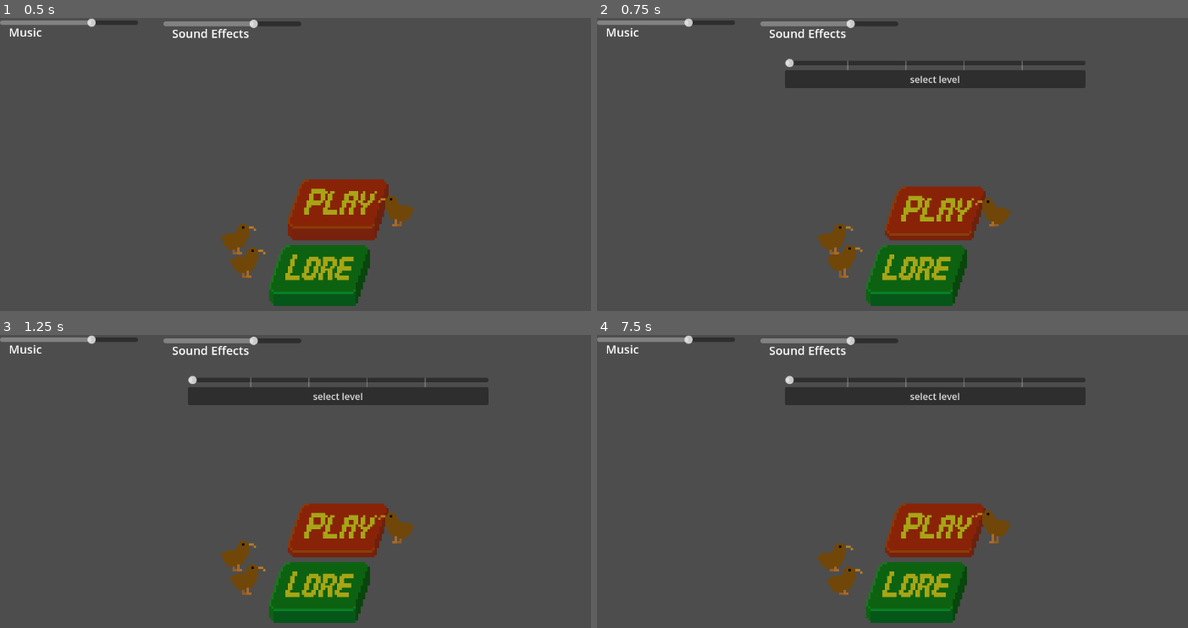
Above: before the commit, frames 1-4 (two rows, left to right).
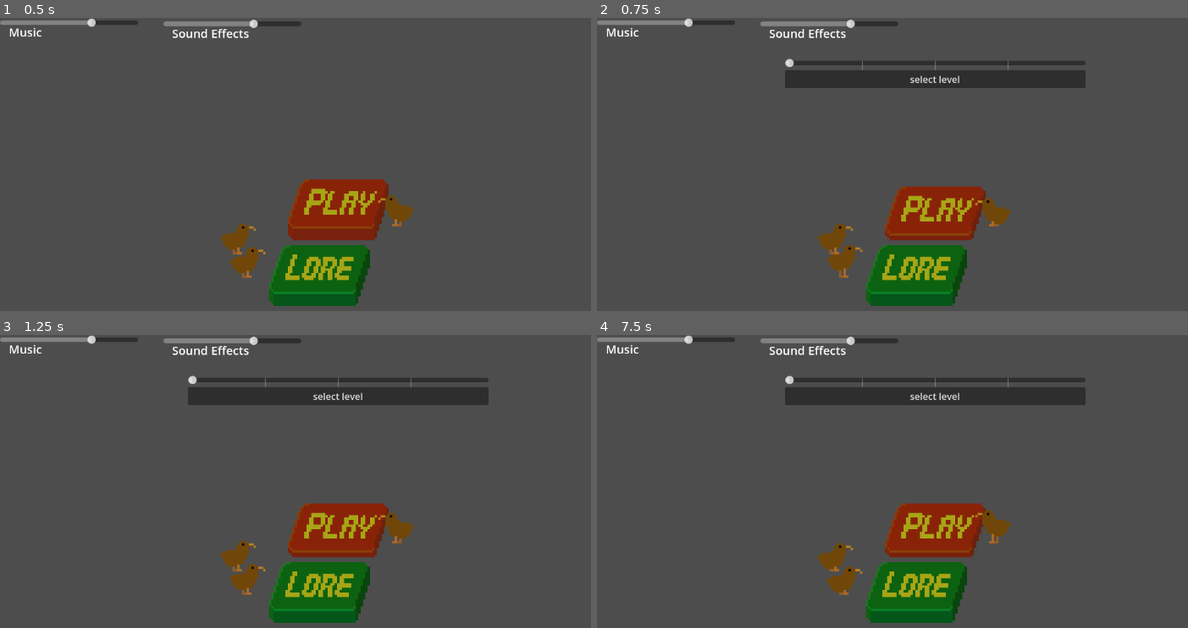
Above: after the commit, the same moments.

Repository: PixelParrot4/tactical-explosive-kiwi-simulator-2004
Game: Godot game, scene res://level_0.tscn
Same seed, same stepped clock (60 frames per second), same inputs: the game is played once before the commit and once after it.
Inputs (mouse positions are in pixels of both pictures, inside the frame that each line leads up to):
- Up to frame 1 (0.5 s): no input
- Up to frame 2 (0.75 s): click (933, 211) at 0.5 s
- Up to frame 3 (1.25 s): no input
- Up to frame 4 (7.5 s): click (933, 528) at 1.25 s; click (916, 592) at 2 s; move the mouse to (1081, 504) at 2.77 s; press the mouse at (1081, 504) at 2.78 s; hold Right (right) 2.78-4.28 s; tap W (up) at 3.02, 3.77, 5.27, 6.02, 6.77 s; move the mouse to (797, 543) at 3.52 s; release the mouse at (797, 543) at 3.53 s; click (797, 543) at 3.6 s; move the mouse to (1004, 440) at 4.27 s; press the mouse at (1004, 440) at 4.28 s; hold Left (left) 4.28-5.03 s; move the mouse to (904, 601) at 5.02 s; release the mouse at (904, 601) at 5.03 s; hold Right (right) 5.03-6.53 s; click (904, 601) at 5.1 s; move the mouse to (1140, 581) at 5.77 s; press the mouse at (1140, 581) at 5.78 s; move the mouse to (732, 466) at 6.52 s; release the mouse at (732, 466) at 6.53 s; hold Left (left) 6.53-7.28 s; click (732, 466) at 6.6 s; tap Enter at 7.25 s; move the mouse to (969, 525) at 7.27 s; press the mouse at (969, 525) at 7.28 s; hold Right (right) from 7.28 s (still down)

Frame 1 is identical in both runs. In frame 2, less than 0.1% of the frame differs, in the area x 42-73%, y 14-18%; in frame 3, less than 0.1%; in frame 4, less than 0.1%.

Commit message:
bugfixes
main menu level selector wasn't set to level 1 by default

crate, computer and player sfx weren't previously affected by volume sliders because they werent assigned to sfx audio bus

time trials seem to have been reset when I updated Godot from 4.3 to 4.4 so I have set all of them

Diff:
--- a/computer1.tscn
+++ b/computer1.tscn
@@ -277,3 +277,4 @@
 
 [node name="AudioStreamPlayer2D" type="AudioStreamPlayer2D" parent="."]
 stream = ExtResource("4_1e1m6")
+bus = &"Sound Effects"
--- a/crate.tscn
+++ b/crate.tscn
@@ -53,6 +53,7 @@
 [node name="AudioStreamPlayer2D" type="AudioStreamPlayer2D" parent="."]
 stream = ExtResource("3_q77da")
 max_distance = 300.0
+bus = &"Sound Effects"
 
 [connection signal="area_entered" from="Area2D" to="." method="_on_area_2d_area_entered"]
 [connection signal="area_exited" from="Area2D" to="." method="_on_area_2d_area_exited"]
--- a/gravity-affected_crate.tscn
+++ b/gravity-affected_crate.tscn
@@ -61,6 +61,7 @@
 [node name="AudioStreamPlayer2D" type="AudioStreamPlayer2D" parent="Destructable2D"]
 stream = ExtResource("4_epm6l")
 max_distance = 300.0
+bus = &"Sound Effects"
 
 [connection signal="area_entered" from="Destructable2D/Area2D" to="Destructable2D" method="_on_area_2d_area_entered"]
 [connection signal="area_exited" from="Destructable2D/Area2D" to="Destructable2D" method="_on_area_2d_area_exited"]
--- a/level_0.tscn
+++ b/level_0.tscn
@@ -163,8 +163,9 @@
 max_value = 5.0
 value = 1.0
 rounded = true
-tick_count = 6
+tick_count = 5
 script = ExtResource("5_40rfo")
+level_selected = 1
 ui_hover_sfx = NodePath("../../../UIHover")
 ui_select_sfx = NodePath("../../../UISelect")
 
--- a/level_1.tscn
+++ b/level_1.tscn
@@ -178,6 +178,7 @@
 position = Vector2(-320, 32)
 script = ExtResource("1_n5rtd")
 RESPAWN_LIMIT = 4
+time_limit_to_get_star = 8
 
 [node name="Box-Fore2" parent="." instance=ExtResource("4_pnh8c")]
 position = Vector2(40, -72)
--- a/level_2.tscn
+++ b/level_2.tscn
@@ -121,6 +121,7 @@
 [node name="Level2" type="Node2D"]
 script = ExtResource("1_3h2h8")
 NUMBER_OF_OBJECTS_TO_DESTROY = 2
+time_limit_to_get_star = 8
 
 [node name="Ladder" parent="." instance=ExtResource("2_w10h7")]
 position = Vector2(-504, 144)
--- a/level_3.tscn
+++ b/level_3.tscn
@@ -28,6 +28,7 @@
 NUMBER_OF_OBJECTS_TO_DESTROY = 2
 RESPAWN_LIMIT = 4
 TIME_BEFORE_KIWI_DETONATES = 15
+time_limit_to_get_star = 16
 
 [node name="Player" parent="." instance=ExtResource("2_knipl")]
 position = Vector2(112, 40)
--- a/level_4.tscn
+++ b/level_4.tscn
@@ -21,6 +21,7 @@
 script = ExtResource("1_2o6w4")
 NUMBER_OF_OBJECTS_TO_DESTROY = 2
 RESPAWN_LIMIT = 4
+time_limit_to_get_star = 18
 respawn_limit_to_get_star = 4
 
 [node name="Player" parent="." instance=ExtResource("2_661dv")]
--- a/player.tscn
+++ b/player.tscn
@@ -214,21 +214,26 @@
 [node name="Footsteps" type="AudioStreamPlayer" parent="."]
 stream = ExtResource("4_s7ib2")
 volume_db = -2.0
+bus = &"Sound Effects"
 
 [node name="ExplosionSFX" type="AudioStreamPlayer" parent="."]
 stream = ExtResource("5_abd7j")
 volume_db = 5.0
+bus = &"Sound Effects"
 
 [node name="Jump" type="AudioStreamPlayer" parent="."]
 stream = ExtResource("6_a0gbg")
 volume_db = -1.0
+bus = &"Sound Effects"
 
 [node name="Skid" type="AudioStreamPlayer" parent="."]
 stream = ExtResource("7_r3nyc")
 volume_db = -8.0
+bus = &"Sound Effects"
 
 [node name="Sparks" type="AudioStreamPlayer" parent="."]
 stream = ExtResource("8_aheo6")
+bus = &"Sound Effects"
 
 [connection signal="timeout" from="Fuse" to="." method="_on_fuse_timeout"]
 [connection signal="timeout" from="FootstepTimer" to="." method="_on_footstep_timer_timeout"]
Not shown: 1 places in player.tscn that only renumber resources
